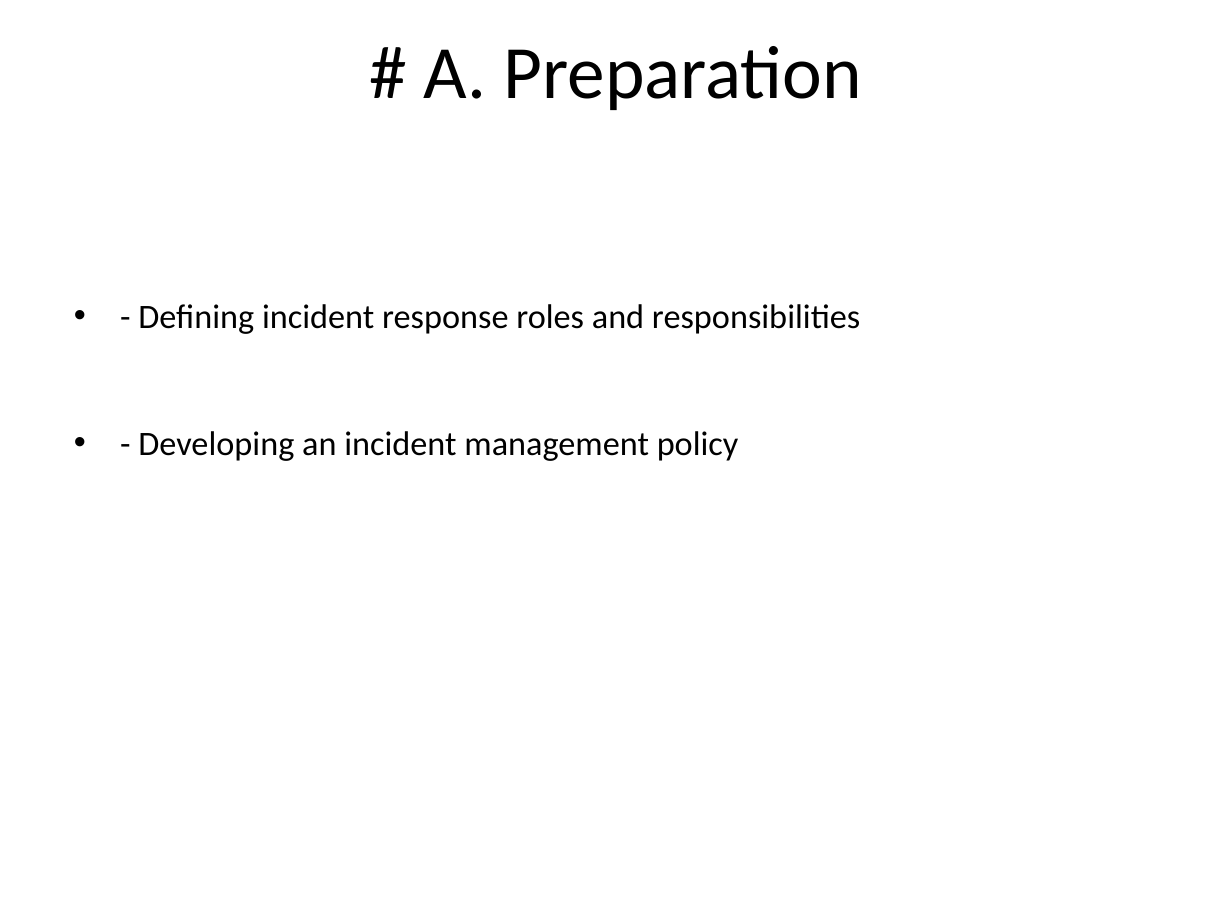
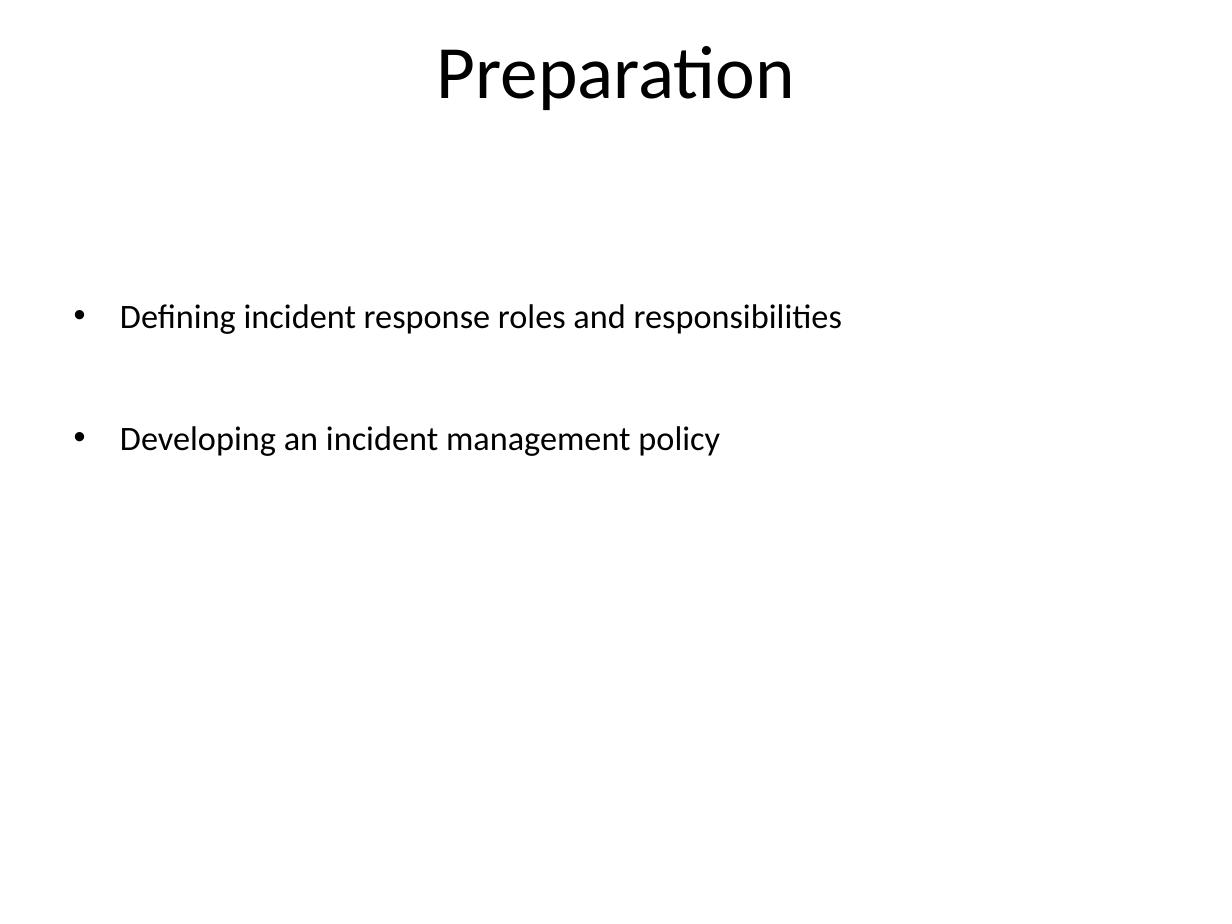
Before and after one commit to tal-training/secure-development, a slide deck: slide 24 of Day1/Introduction to Information Security/0-Introduction-to-Information-Security.md.pptx. Drawn at 1232x924 pixels with LibreOffice and Linux fonts; fonts in the diff are those of the drawing. Boxes give left, top, right and bottom in pixels: in the first picture for what was removed or moved away, otherwise in the second. Text is boxed around its words. In the diff, an @@ line names an element or a change of style, - is before the commit and + after.

```diff
--- a/Day1/Introduction to Information Security/0-Introduction-to-Information-Security.md.pptx
+++ b/Day1/Introduction to Information Security/0-Introduction-to-Information-Security.md.pptx
@@ title at (437, 46, 795, 110): text changed @@
-# A. Preparation
+Preparation
@@ text at (120, 304, 842, 456): text changed @@
-• - Defining incident response roles and responsibilities
-• - Developing an incident management policy
+• Defining incident response roles and responsibilities
+• Developing an incident management policy
```
Also in this commit, not shown: 28 other slides changed, 6 other files.
